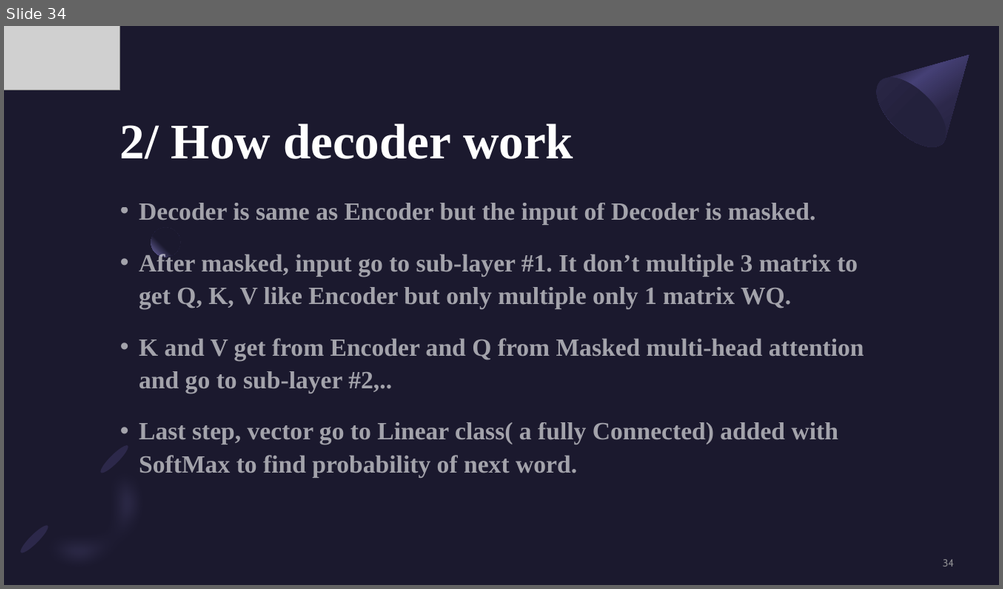
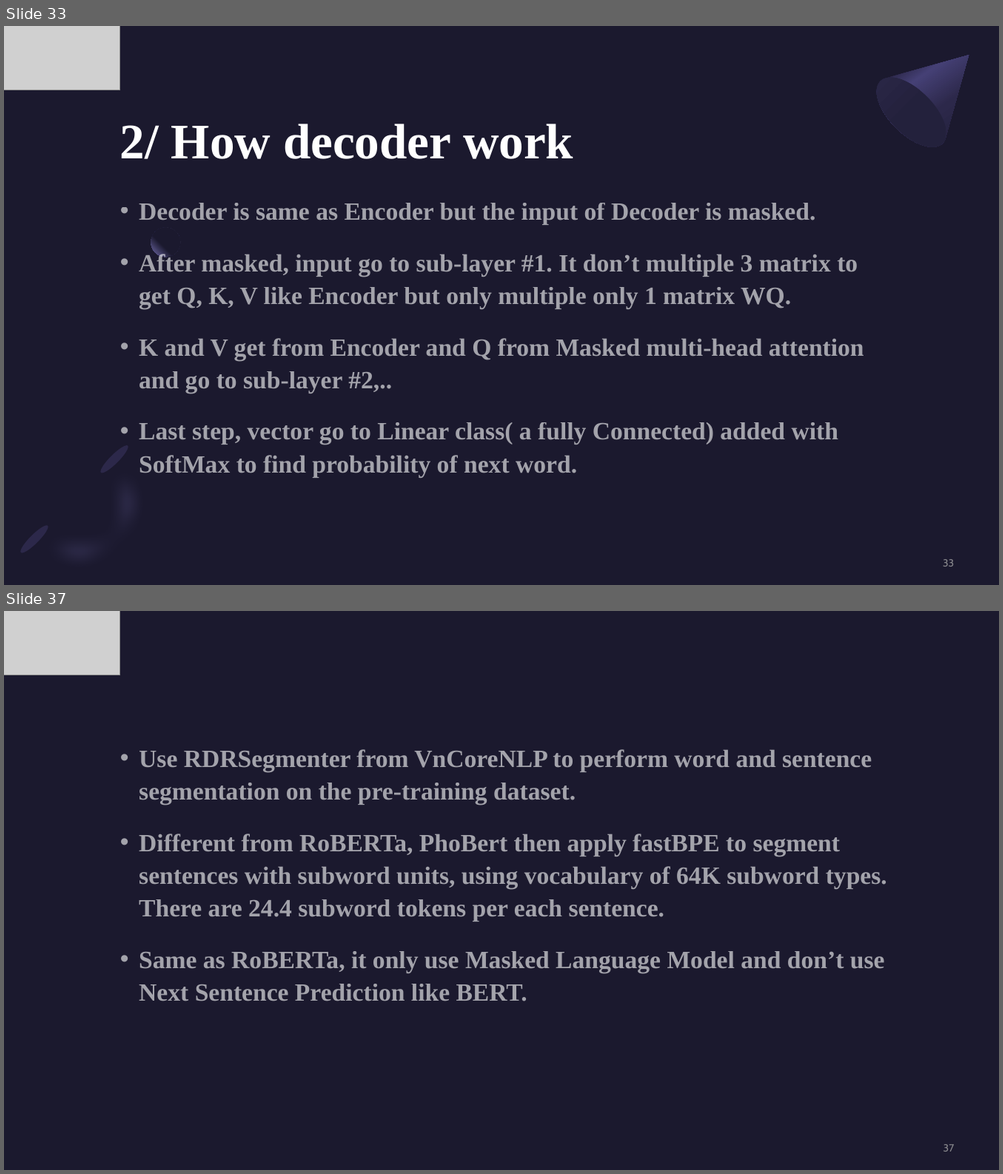
Before and after one commit to kiranes8c/CNTT2, a slide deck: DOC/Tuan 1 - Tìm hiểu machine translation.pptx. Shown one above the other, each under a label of ours: slide 34 before the commit, slides 33 and 37 after it; the slides between them are not shown. The pictures are 1003x589 and 1003x1174 pixels, drawn with LibreOffice and Linux fonts; fonts in the diff are those of the drawing; grey boxes stand for pictures. Boxes give left, top, right and bottom in pixels: in the first picture for what was removed or moved away, otherwise in the second. Text is boxed around its words. In the diff, an @@ line names an element or a change of style, - is before the commit and + after.

```diff
--- a/DOC/Tuan 1 - Tìm hiểu machine translation.pptx
+++ b/DOC/Tuan 1 - Tìm hiểu machine translation.pptx
@@ slide 37 added at bbox=[4, 611, 999, 1170], background #1B192E @@
@@ picture added at bbox=[4, 611, 119, 675] @@
@@ text added at bbox=[139, 749, 887, 1002], 24 pt, text #FFFFFF at 60% opacity, bold @@
+• Use RDRSegmenter from VnCoreNLP to perform word and sentence segmentation on the pre-training dataset.
+• Different from RoBERTa, PhoBert then apply fastBPE to segment sentences with subword units, using vocabulary of 64K subword types. There are 24.4 subword tokens per each sentence.
+• Same as RoBERTa, it only use Masked Language Model and don’t use Next Sentence Prediction like BERT.
@@ page number added at bbox=[943, 1145, 954, 1152], 10 pt, text #A6A6A6 at 80% opacity @@
+37
@@ what was slide 34 is now slide 33 @@
@@ page number at bbox=[942, 560, 953, 567]: text changed @@
-34
+33
```
Also in this commit, not shown: 3 other slides added, 1 slide removed, 1 other file.
